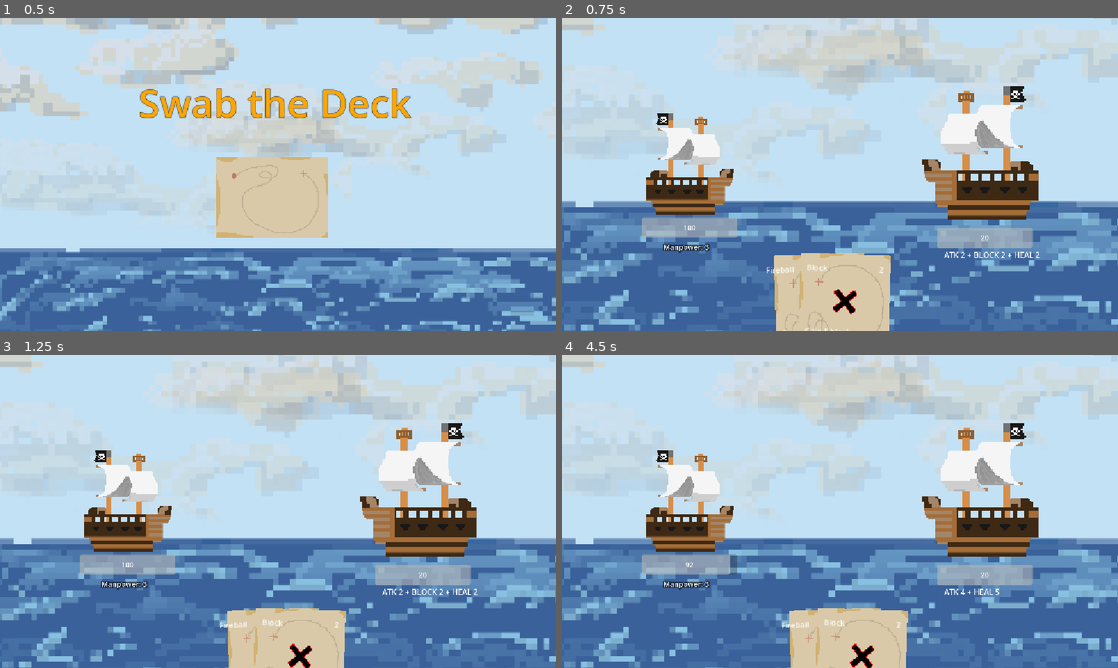
Above: before the commit, frames 1-4 (two rows, left to right).
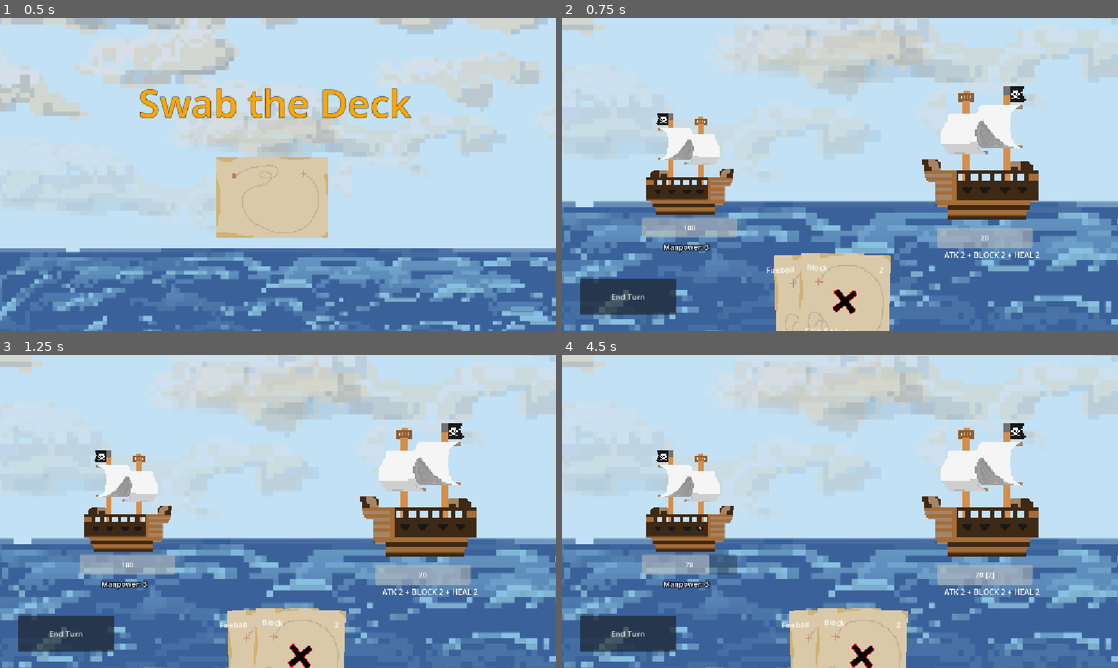
Above: after the commit, the same moments.

Repository: ataylor146/deckbuilder
Game: Godot game, scene res://Scenes/menu.tscn
The game is run twice, just before and just after one commit, with the same random seed, the same clock (stepped at 60 frames per second) and the same inputs. The engine's default icon, where the game draws it, is replaced by a stand-in: a white triangle on a blue panel in a dark square.
Inputs (mouse positions are in pixels of both pictures, inside the frame that each line leads up to):
- Up to frame 1 (0.5 s): no input
- Up to frame 2 (0.75 s): click (834, 196) at 0.5 s
- Up to frame 3 (1.25 s): no input
- Up to frame 4 (4.5 s): click (628, 633) at 1.25 s, where only the run after the commit has a clickable "End Turn"; click (628, 633) at 2 s, where only the run after the commit has a clickable "End Turn"; click (628, 633) at 2.75 s, where only the run after the commit has a clickable "End Turn"; tap Enter (ui_accept) at 3.5, 3.77, 4.25 s; move the mouse to (962, 495) at 3.52 s; move the mouse to (728, 527) at 4.27 s

Frame 1 is identical in both runs. In frame 2, 2.0% of the frame differs, in the area x 3-21%, y 83-95%; in frame 3, 2.0%; in frame 4, 2.4%, in the area x 3-86%, y 54-95%.

Commit message:
Added end turn button

Diff:
--- a/Scenes/board.tscn
+++ b/Scenes/board.tscn
@@ -37,4 +37,12 @@
 visible = false
 z_index = 1001
 
+[node name="EndTurn" type="Button" parent="." unique_id=96871495]
+offset_left = 37.0
+offset_top = 540.0
+offset_right = 237.0
+offset_bottom = 614.0
+text = "End Turn"
+
 [connection signal="defeated" from="Enemy" to="." method="_on_enemy_defeated"]
+[connection signal="pressed" from="EndTurn" to="." method="_on_end_turn_pressed"]
--- a/Scripts/board.gd
+++ b/Scripts/board.gd
@@ -163,3 +163,9 @@
 	enemy_index += 1
 	print("enemy down!")
 	$RoundWinScene.visible = true
+
+
+
+
+func _on_end_turn_pressed() -> void:
+	end_turn()
